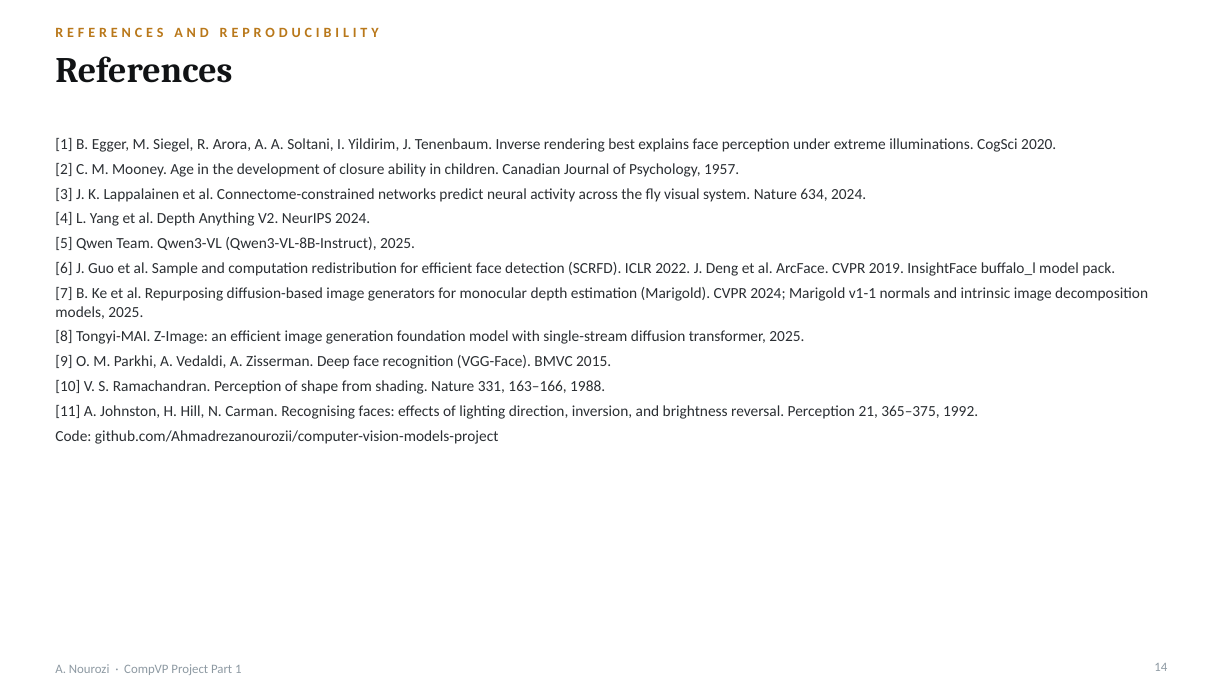
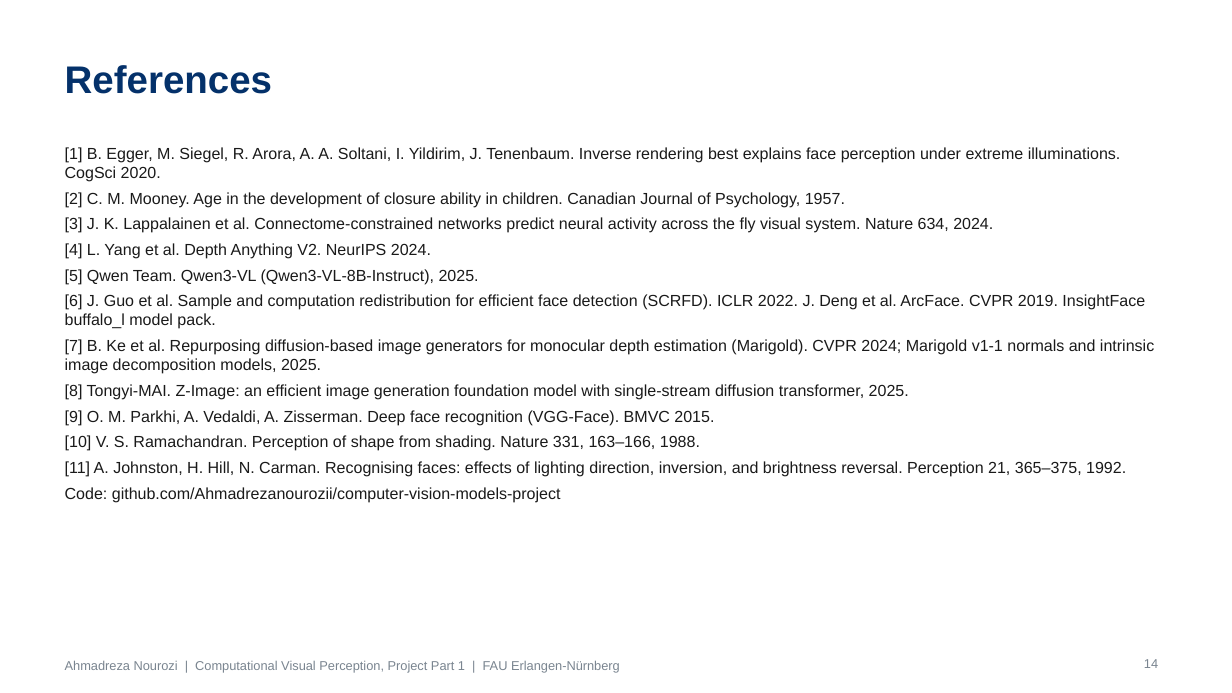
Before and after one commit to Ahmadrezanourozii/computer-vision-models-project, a slide deck: slide 14 of deliverables/Nourozi_23726011_CompVP_Part1.pptx. Drawn at 1232x693 pixels with LibreOffice and Linux fonts; fonts in the diff are those of the drawing. Boxes give left, top, right and bottom in pixels: in the first picture for what was removed or moved away, otherwise in the second. Text is boxed around its words. In the diff, an @@ line names an element or a change of style, - is before the commit and + after.

```diff
--- a/deliverables/Nourozi_23726011_CompVP_Part1.pptx
+++ b/deliverables/Nourozi_23726011_CompVP_Part1.pptx
@@ text removed at [55,27,379,37] @@
-REFERENCES AND REPRODUCIBILITY
@@ title "References": place and size @@
-title "References" at [55,56,232,83]
+title "References" at [65,65,272,94]
@@ title "References" at [65,65,272,94]: size 28 to 30 pt, font Cambria to Arial, text colour #111315 to #04316A; vertical alignment top to middle @@
@@ text "[1] B. Egger, M. Siegel, ...": place and size @@
-text "[1] B. Egger, M. Siegel, ..." at [55,138,1148,444]
+text "[1] B. Egger, M. Siegel, ..." at [65,147,1154,503]
@@ text "[1] B. Egger, M. Siegel, ..." at [65,147,1154,503]: size 12 to 12.5 pt, font Calibri to Arial, text colour #2B2F33 to #1A1A1A @@
@@ page number: place and size @@
-page number at [1154,663,1167,671]
+page number at [1144,659,1158,668]
@@ page number at [1144,659,1158,668]: font Calibri to Arial, text colour #8E9AA3 to #7A8590 @@
@@ text at [65,660,620,673]: text changed; font Calibri to Arial; text colour #8E9AA3 to #7A8590 @@
-A. Nourozi · CompVP Project Part 1
+Ahmadreza Nourozi | Computational Visual Perception, Project Part 1 | FAU Erlangen-Nürnberg
```
Also in this commit, not shown: 13 other slides changed, 3 other files.
